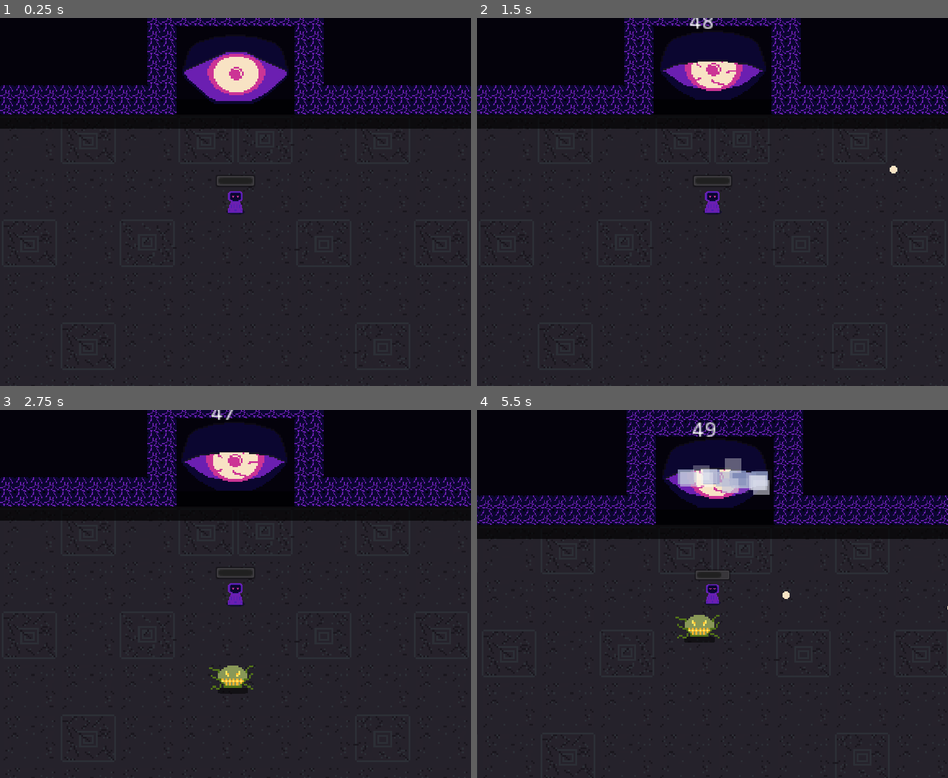
Above: before the commit, frames 1-4 (two rows, left to right).
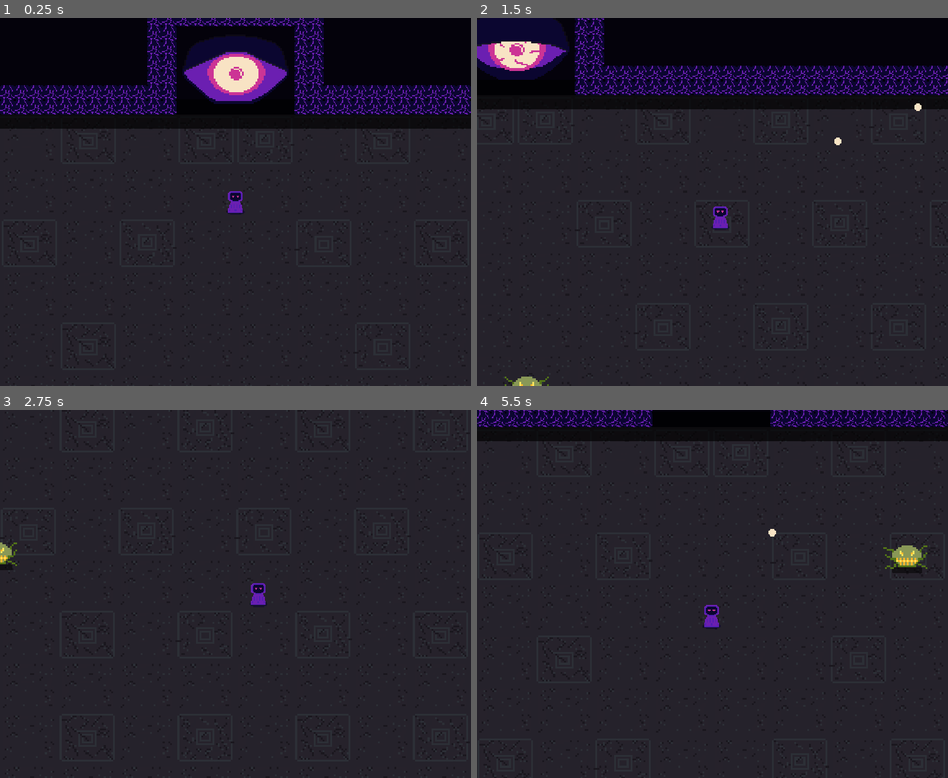
Above: after the commit, the same moments.

Repository: LeoCal4/LD46-Sanjuro-Game
Game: Godot game, scene res://Scene1.tscn
Two runs of this game, one before a commit and one after it. Both use one fixed random seed, a clock stepped at 60 frames per second and the inputs below. The engine's default icon, where the game draws it, is replaced by a stand-in: a white triangle on a blue panel in a dark square.
Inputs (mouse positions are in pixels of both pictures, inside the frame that each line leads up to):
- Up to frame 1 (0.25 s): no input
- Up to frame 2 (1.5 s): move the mouse to (816, 183) at 0.52 s; press the mouse at (816, 183) at 0.53 s; hold Right (right) 0.53-1.28 s; tap E (action) at 0.6 s; move the mouse to (618, 220) at 1.27 s; release the mouse at (618, 220) at 1.28 s; hold S (down) from 1.28 s (still down); click (618, 220) at 1.35 s
- Up to frame 3 (2.75 s): tap R at 1.55 s; move the mouse to (282, 513) at 2.02 s; release S (down) at 2.03 s; hold Right (right) from 2.03 s (still down); hold R from 2.03 s (still down); tap E (action) at 2.3 s
- Up to frame 4 (5.5 s): move the mouse to (688, 667) at 2.77 s; release Right (right) at 2.78 s; release R at 2.78 s; hold Up (up) 2.78-3.53 s; tap E (action) at 2.85, 4.55, 5.1 s; click (688, 667) at 3.05 s; move the mouse to (853, 649) at 3.52 s; press the mouse at (853, 649) at 3.53 s; hold Left (left) 3.53-5.03 s; tap R at 3.8, 4.35 s; move the mouse to (571, 538) at 4.27 s; release the mouse at (571, 538) at 4.28 s; move the mouse to (736, 594) at 5.02 s; press the mouse at (736, 594) at 5.03 s; hold S (down) from 5.03 s (still down)

The runs differ from the first frame. In frame 1, less than 0.1% of the frame differs, in the area x 46-54%, y 43-46%; in frame 2, 21%; in frame 3, 30%; in frame 4, 32%, in the area x 0-100%, y 0-64%.

Commit message:
Added sounds and music

Diff:
--- a/Enemy/Enemy.gd
+++ b/Enemy/Enemy.gd
@@ -44,7 +44,7 @@
 		if !SceneLoader.is_loading_scene:
 			target = get_tree().get_nodes_in_group('player')[0]
 		return
-	if (target.global_position.distance_to(starting_point)) >= 500:
+	if (target.global_position.distance_to(starting_point)) >= 500 or !is_instance_valid(map_navigation):
 		return
 	var path_to_player = map_navigation.get_simple_path(starting_point, target.global_position)
 	var move_distance = MOVE_SPEED * delta
@@ -64,12 +64,15 @@
 
 func receive_damage(damage, knockback_direction, source):
 	target = source
-	set_hp(damage)
+	if Globals.sound:
+		$DamageSound.play()
 	emit_signal('camera_shake_requested')
 	knockback = knockback_direction * KNOCKBACK
 	anim_player.stop()
 	sprite.visible = false
 	damage_sprite.visible = true
+	set_hp(damage)
+
 	yield(get_tree().create_timer(0.1), 'timeout')
 	sprite.visible = true
 	damage_sprite.visible = false
--- a/Enemy/Enemy.tscn
+++ b/Enemy/Enemy.tscn
@@ -1,10 +1,10 @@
-[gd_scene load_steps=8 format=2]
+[gd_scene load_steps=9 format=2]
 
 [ext_resource path="res://Enemy/Enemy.gd" type="Script" id=1]
 [ext_resource path="res://icon.png" type="Texture" id=2]
 [ext_resource path="res://Enemy/EnemyTileset.png" type="Texture" id=3]
 [ext_resource path="res://Enemy/EnemyWhiteframe.png" type="Texture" id=4]
-
+[ext_resource path="res://Sounds/EnemyDamage.wav" type="AudioStream" id=5]
 
 [sub_resource type="CircleShape2D" id=1]
 radius = 7.70517
@@ -63,4 +63,9 @@
 
 [node name="CollisionShape2D" type="CollisionShape2D" parent="PlayerHitArea"]
 shape = SubResource( 3 )
+
+[node name="DamageSound" type="AudioStreamPlayer2D" parent="."]
+stream = ExtResource( 5 )
+volume_db = -10.0
+pitch_scale = 0.6
 [connection signal="body_entered" from="PlayerHitArea" to="." method="_on_PlayerHitArea_body_entered"]
--- a/Enemy/RangedEnemy.gd
+++ b/Enemy/RangedEnemy.gd
@@ -17,17 +17,23 @@
 
 func _process(delta):
 	time += delta
-	var player = get_tree().get_nodes_in_group('player')[0]
-	if (player.global_position.distance_to(global_position)) >= 200 and time >= shooting_delay:
-		var direction = (player.global_position - global_position).normalized()
+	#var player = get_tree().get_nodes_in_group('player')[0]
+	if !is_instance_valid(target) or target.is_queued_for_deletion():
+		if !SceneLoader.is_loading_scene:
+			target = get_tree().get_nodes_in_group('player')[0]
+		return
+	if (target.global_position.distance_to(global_position)) >= 200 and time >= shooting_delay:
+		var direction = (target.global_position - global_position).normalized()
 		raycast.cast_to = direction * 200
 		raycast.force_raycast_update()
-		if raycast.get_collider() == player:
+		if raycast.get_collider() == target:
 			var bullet = bullet_scene.instance()
 			bullet.position = self.global_position
-			direction = (player.global_position - self.global_position).normalized()
+			direction = (target.global_position - self.global_position).normalized()
 			bullet.direction = direction
 			bullet.parent = self
 			bullet.damage = bullet_damage
 			get_tree().get_root().add_child(bullet)
+			if Globals.sound:
+				$ShootSound.play()
 			time = 0
--- a/Enemy/RangedEnemy.tscn
+++ b/Enemy/RangedEnemy.tscn
@@ -1,7 +1,8 @@
-[gd_scene load_steps=3 format=2]
+[gd_scene load_steps=4 format=2]
 
 [ext_resource path="res://Enemy/Enemy.tscn" type="PackedScene" id=1]
 [ext_resource path="res://Enemy/RangedEnemy.gd" type="Script" id=2]
+[ext_resource path="res://Sounds/EnemyShoot.wav" type="AudioStream" id=3]
 
 [node name="RangedEnemy" instance=ExtResource( 1 )]
 script = ExtResource( 2 )
@@ -22,3 +23,8 @@
 
 [node name="ShootTimer" type="Timer" parent="." index="7"]
 wait_time = 0.8
+
+[node name="ShootSound" type="AudioStreamPlayer2D" parent="." index="8"]
+stream = ExtResource( 3 )
+volume_db = -10.0
+pitch_scale = 0.8
--- a/Globals/SceneLoader.gd
+++ b/Globals/SceneLoader.gd
@@ -40,7 +40,7 @@
 func _disable_ui():
 	UI.disable_buttons()
 	for enemy in get_tree().get_nodes_in_group('enemies'):
-		enemy.set_physics_process(false)
+		enemy.queue_free()
 
 
 func _activate_ui():
--- a/Globals/UI/UI.tscn
+++ b/Globals/UI/UI.tscn
@@ -1,26 +1,58 @@
-[gd_scene load_steps=2 format=2]
+[gd_scene load_steps=3 format=2]
 
 [ext_resource path="res://Globals/UI/UI.gd" type="Script" id=1]
+[ext_resource path="res://overlay.png" type="Texture" id=2]
 
 [node name="UI" type="CanvasLayer"]
 layer = 2
 script = ExtResource( 1 )
 
+[node name="overlay" type="Sprite" parent="."]
+texture = ExtResource( 2 )
+centered = false
+
 [node name="Buttons" type="Node2D" parent="."]
 position = Vector2( 0, 6 )
 
 [node name="Sound" type="Button" parent="Buttons"]
-margin_left = -0.332703
-margin_top = -3.6275
-margin_right = 91.6673
-margin_bottom = 20.3725
+visible = false
+margin_left = 915.457
+margin_top = 60.583
+margin_right = 1007.46
+margin_bottom = 84.583
 text = "Sound"
 
 [node name="Reload" type="Button" parent="Buttons"]
-margin_left = 914.153
-margin_top = -3.41016
-margin_right = 1022.16
-margin_bottom = 18.5898
+margin_left = 899.416
+margin_top = 62.9056
+margin_right = 1007.42
+margin_bottom = 84.9056
 text = "Reload"
+
+[node name="GodBar" type="ProgressBar" parent="."]
+margin_left = 22.0
+margin_top = 13.0
+margin_right = 715.0
+margin_bottom = 55.0
+step = 1.0
+value = 40.0
+
+[node name="HealthBar" type="ProgressBar" parent="."]
+margin_left = 865.053
+margin_top = 23.9474
+margin_right = 1002.05
+margin_bottom = 43.9474
+step = 1.0
+value = 100.0
+
+[node name="Souls" type="Label" parent="."]
+margin_left = 766.631
+margin_top = 24.4737
+margin_right = 827.631
+margin_bottom = 55.4737
+text = "0 / 0
+"
+align = 1
+valign = 1
 [connection signal="button_up" from="Buttons/Sound" to="." method="_on_Button2_button_up"]
 [connection signal="button_down" from="Buttons/Reload" to="." method="_on_Button_button_down"]
--- a/God/God.gd
+++ b/God/God.gd
@@ -5,6 +5,7 @@
 onready var label = $Label
 onready var sprite = $Sprite
 onready var soul_particles = $SoulParticles
+onready var health_bar = get_node('/root/UI').get_child(2)
 
 var center = 0
 var rotation_speed = 3
@@ -28,6 +29,7 @@
 func set_hp(amount):
 	check_berserk(amount)
 	hp = clamp(hp + amount, 0, MAX_HEALTH)
+	health_bar.value = hp
 	if hp <= 0:
 		SceneLoader.reload_scene()
 	label.text = str(int(hp))
@@ -50,6 +52,8 @@
 func receive_soul():
 	sprite.frame = 4
 	soul_particles.emitting = true
+	if Globals.sound:
+		$RecieveSoul.play()
 	yield(get_tree().create_timer(0.3), "timeout")
 	set_hp(5)
 	soul_particles.emitting = false
--- a/God/God.tscn
+++ b/God/God.tscn
@@ -18,6 +18,7 @@
 frame = 1
 
 [node name="Label" type="Label" parent="."]
+visible = false
 margin_left = -15.4065
 margin_top = -39.2775
 margin_right = 13.5935
@@ -40,3 +41,7 @@
 tangential_accel = 5.0
 scale_amount = 10.0
 color_ramp = SubResource( 1 )
+
+[node name="RecieveSoul" type="AudioStreamPlayer2D" parent="."]
+volume_db = -10.0
+pitch_scale = 0.8
--- a/Player/Player.gd
+++ b/Player/Player.gd
@@ -17,11 +17,15 @@
 
 var damage = base_damage
 
-var souls = 3
+var souls = 0 setget set_souls
 
 onready var bullet_start_position = $BulletStartPosition
 onready var damage_sprite = $DamageSprite
+onready var health_bar = get_node('/root/UI').get_child(3)
+onready var souls_label = get_node('/root/UI').get_child(4)
 onready var sprite = $Sprite
+onready var soul_sacrifice_label = $SoulSacrificeLabel
+onready var shoot_sound = $ShootSound
 const bullet_scene = preload("res://Player/Bullet/Bullet.tscn")
 
 var health = max_health
@@ -30,7 +34,7 @@
 var acceleration
 var knockback
 var shoot_delay_timer
-var can_move
+var can_move = true
 var can_shoot
 var can_sacrifice_souls = false
 var is_berserk = false
@@ -45,6 +49,11 @@
 	can_shoot = true
 	yield(get_tree(), 'idle_frame')
 	get_tree().call_group('enemies', 'set_player', self)
+	if (is_instance_valid(health_bar)):
+		health_bar.value = 100
+	if (is_instance_valid(souls_label)):
+		souls_label.text = str(souls) + " / " + str(max_souls)
+
 
 func _physics_process(delta):
 	_handle_movement_input()
@@ -83,13 +92,17 @@
 		bullet_instance.damage = damage
 		bullet_instance.parent = self
 		get_tree().get_root().add_child(bullet_instance)
+		if Globals.sound:
+			shoot_sound.play()
 		yield(get_tree().create_timer(shoot_delay), "timeout")
 		can_shoot = true
 
 func get_soul():
 	if souls >= max_souls:
 		return
-	souls += 1
+	if Globals.sound:
+		$PickSoulSound.play()
+	set_souls(1)
 	change_stats(1)
 	print('got soul')
 
@@ -99,7 +112,7 @@
 	var god = get_tree().get_nodes_in_group('god')[0]
 	god.receive_soul()
 	change_stats(-1)
-	souls -= 1
+	set_souls(-1)
 
 # factor: number of souls and if they're lost or gained
 func change_stats(factor):
@@ -126,13 +139,19 @@
 	knockback = knockback_direction * KNOCKBACK
 	sprite.visible = false
 	damage_sprite.visible = true
+	if Globals.sound:
+		$DamageSound.play()
 	yield(get_tree().create_timer(0.1), 'timeout')
 	sprite.visible = true
 	damage_sprite.visible = false
 
 func set_hp(amount):
 	health += amount
-	$HealthBar.value = health
+	health_bar.value = health
 	if health <= 0:
 		can_move = false
 		SceneLoader.reload_scene()
+
+func set_souls(amount):
+	souls += amount
+	souls_label.text = str(souls) + " / " + str(max_souls)
--- a/Player/Player.tscn
+++ b/Player/Player.tscn
@@ -1,8 +1,11 @@
-[gd_scene load_steps=5 format=2]
+[gd_scene load_steps=8 format=2]
 
 [ext_resource path="res://Player/Player.gd" type="Script" id=1]
 [ext_resource path="res://Player/CharacterTileset.png" type="Texture" id=2]
 [ext_resource path="res://Player/Camera2D.gd" type="Script" id=3]
+[ext_resource path="res://Sounds/PlayerShoot.wav" type="AudioStream" id=4]
+[ext_resource path="res://Sounds/PlayerDamage.wav" type="AudioStream" id=5]
+[ext_resource path="res://Sounds/PickSoul.wav" type="AudioStream" id=6]
 
 [sub_resource type="CapsuleShape2D" id=1]
 radius = 6.53317
@@ -32,6 +35,7 @@
 [node name="Camera2D" type="Camera2D" parent="." groups=[
 "camera",
 ]]
+offset = Vector2( 0, 40 )
 rotating = true
 current = true
 zoom = Vector2( 0.5, 0.5 )
@@ -56,6 +60,7 @@
 frame = 1
 
 [node name="HealthBar" type="ProgressBar" parent="."]
+visible = false
 margin_left = -21.7442
 margin_top = -30.0
 margin_right = 22.2558
@@ -63,3 +68,24 @@
 step = 1.0
 value = 100.0
 percent_visible = false
+
+[node name="SoulSacrificeLabel" type="Label" parent="."]
+visible = false
+margin_left = -47.3189
+margin_top = -33.6378
+margin_right = 47.6811
+margin_bottom = -19.6378
+text = "Press E to feed"
+
+[node name="ShootSound" type="AudioStreamPlayer2D" parent="."]
+stream = ExtResource( 4 )
+volume_db = -10.0
+
+[node name="DamageSound" type="AudioStreamPlayer2D" parent="."]
+stream = ExtResource( 5 )
+volume_db = -10.0
+
+[node name="PickSoulSound" type="AudioStreamPlayer2D" parent="."]
+stream = ExtResource( 6 )
+volume_db = -10.0
+pitch_scale = 0.8
--- a/Scene1.gd
+++ b/Scene1.gd
@@ -3,4 +3,13 @@
 var custom_cursor = preload("res://Globals/Cursor.png")
 
 func _ready():
+	if Input.is_key_pressed(KEY_R):
+		SceneLoader.reload_scene()
 	Input.set_custom_mouse_cursor(custom_cursor)
+
+func _physics_process(delta):
+	if Globals.sound:
+		if !$BackgroundMusic.playing:
+			$BackgroundMusic.play()
+	else:
+		$BackgroundMusic.stop()
--- a/Scene1.tscn
+++ b/Scene1.tscn
@@ -10,6 +10,7 @@
 [ext_resource path="res://God/God.tscn" type="PackedScene" id=8]
 [ext_resource path="res://EnemySpawner.gd" type="Script" id=9]
 [ext_resource path="res://Enemy/RangedEnemy.tscn" type="PackedScene" id=10]
+[ext_resource path="res://Sounds/LD45music.wav" type="AudioStream" id=11]
 
 [sub_resource type="NavigationPolygon" id=1]
 vertices = PoolVector2Array( -500.527, 9.47507, 1014.5, 6.90161, 1015.97, 826.165, -505.241, 828.016 )
@@ -229,5 +230,10 @@
 
 [node name="RangedEnemy" parent="." instance=ExtResource( 10 )]
 position = Vector2( 125.348, 74.5739 )
+
+[node name="BackgroundMusic" type="AudioStreamPlayer" parent="."]
+stream = ExtResource( 11 )
+volume_db = -15.0
+autoplay = true
 [connection signal="body_entered" from="SoulSacrificeArea" to="SoulSacrificeArea" method="_on_SoulSacrificeArea_body_entered"]
 [connection signal="body_exited" from="SoulSacrificeArea" to="SoulSacrificeArea" method="_on_SoulSacrificeArea_body_exited"]
--- a/SoulSacrificeArea.gd
+++ b/SoulSacrificeArea.gd
@@ -3,8 +3,11 @@
 func _on_SoulSacrificeArea_body_entered(body):
 	if body == get_tree().get_nodes_in_group('player')[0]:
 		body.can_sacrifice_souls = true
+		if body.souls >= 0:
+			body.soul_sacrifice_label.visible = true
 
 
 func _on_SoulSacrificeArea_body_exited(body):
 	if body == get_tree().get_nodes_in_group('player')[0]:
 		body.can_sacrifice_souls = false
+		body.soul_sacrifice_label.visible = false
Not shown: 1 places in Scene1.tscn that only renumber resources
Not shown, added: Sounds/EnemyDamage.wav.import
Not shown, added: Sounds/EnemyShoot.wav.import
Not shown, added: Sounds/LD45Bg.wav.import
Not shown, added: Sounds/LD45music.wav.import
Not shown, added: Sounds/PickSoul.wav.import
Not shown, added: Sounds/PlayerDamage.wav.import
Not shown, added: Sounds/PlayerShoot.wav.import
Not shown, added: Sounds/ReceiveSoul.wav.import
Binary file added: overlay.png
Not shown, added: overlay.png.import
Not shown, added: Sounds/EnemyDamage.wav
(and 7 more such lines)
